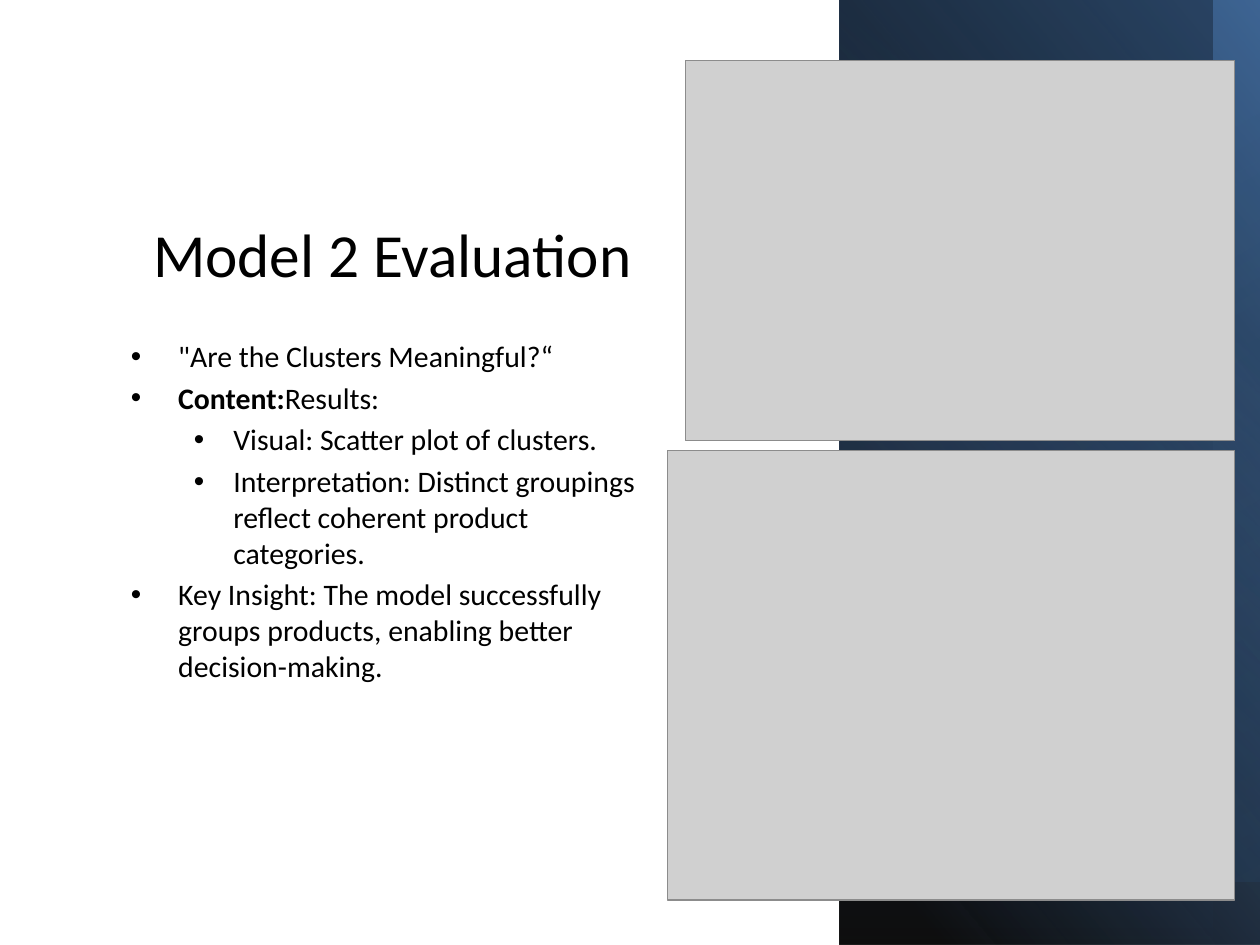
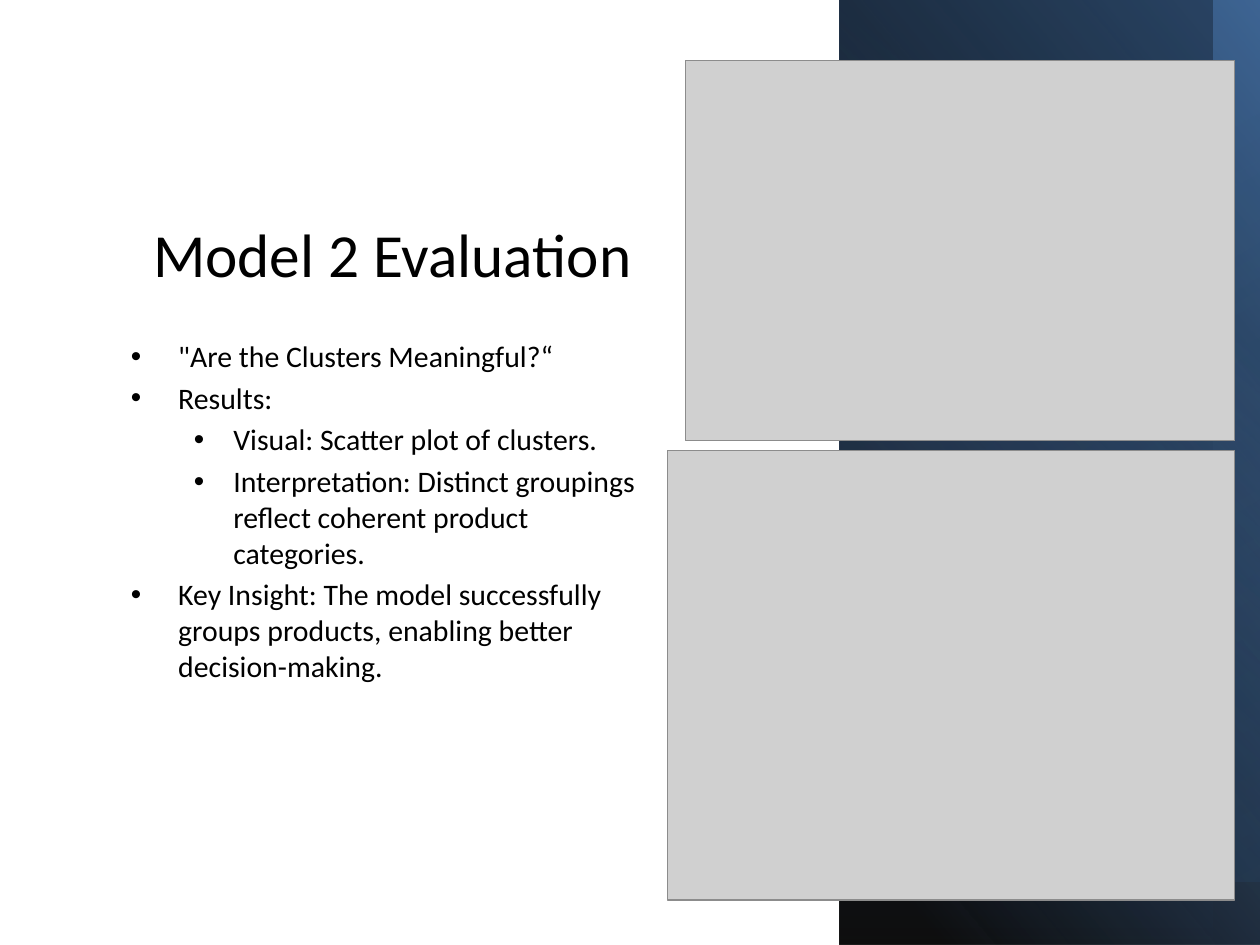
Before and after one commit to mehakhafeez/NLPprojectweek6, a slide deck: slide 10 of NLPProject3.pptx. Drawn at 1260x945 pixels with LibreOffice and Linux fonts; fonts in the diff are those of the drawing; grey boxes stand for pictures. Boxes give left, top, right and bottom in pixels: in the first picture for what was removed or moved away, otherwise in the second. Text is boxed around its words. In the diff, an @@ line names an element or a change of style, - is before the commit and + after.

```diff
--- a/NLPProject3.pptx
+++ b/NLPProject3.pptx
@@ text at (178, 388, 272, 410): text changed; bold off @@
-• Content:Results:
+• Results:
```
Also in this commit, not shown: 4 other slides changed, 1 other file.
